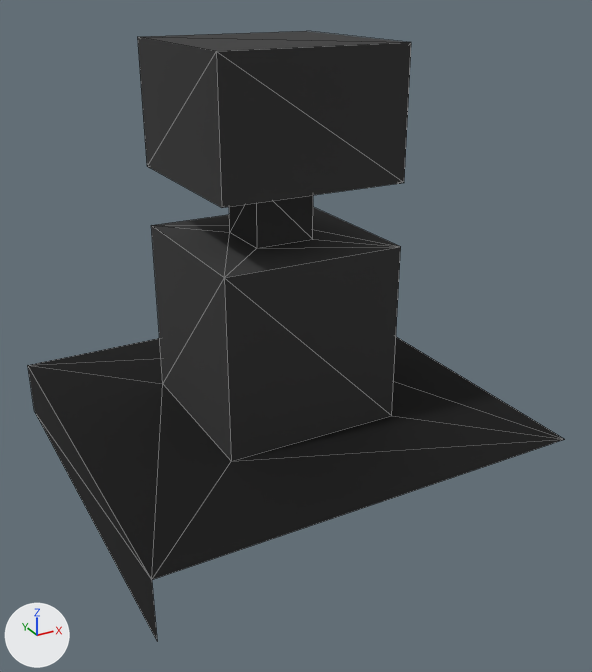
The glTF model public/assets/pieces/chessset/pawn-w.glb, before and after one commit.
Before and after are seen from a 50 mm camera at (-0.836, -1.641, 1.123) aimed at (0.019, -0.087, 0.347). The lights are fixed; the arrows at lower left show +X, +Y and +Z. The first picture is the older version. Mesh edges are drawn as thin lines. Vertices at exactly the same position are counted once.

Names of what the first picture shows: 'root'.
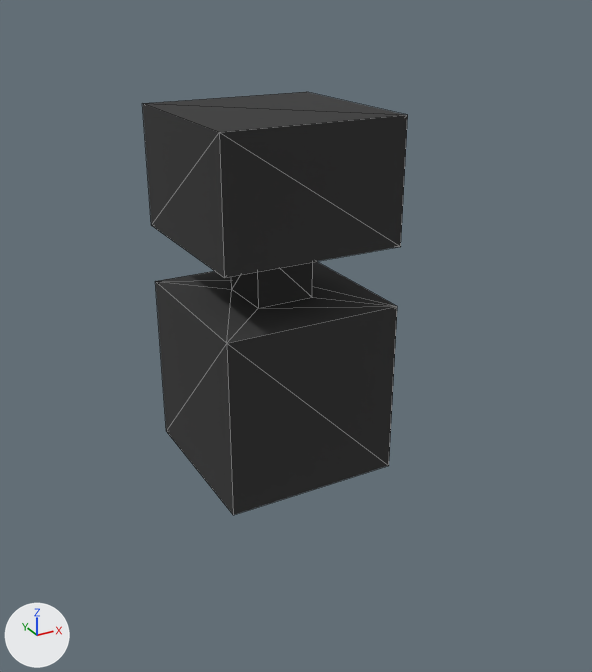
What differs and where, as boxes (x1, y1, x2, y2) in the pictures (592 x 672 px):
'root', reshaped (51% narrower, 30% shorter): before (28, 31, 565, 640); after (143, 92, 408, 515)

The change, as a diff of the scene's bpy script:
```diff
--- a/public/assets/pieces/chessset/pawn-w.glb.py
+++ b/public/assets/pieces/chessset/pawn-w.glb.py
@@ me_mesh @@
 # used by ob_root; location = (0.0, 0.0, 0.0)
-me_mesh.from_pydata(...)  # 30 vertices, 52 faces; spans x -0.5..0.5, y -0.5..0.5, z 0.0..1.0
+me_mesh.from_pydata(...)  # 24 vertices, 42 faces; spans x -0.214..0.214, y -0.214..0.214, z 0.0..0.857
+# me_mesh part 1
+# 22 vertices are removed from x -0.5..0.5, y -0.5..0.5, z 0.0..1.0
+# 52 faces are deleted
+# 16 vertices are added at x -0.214..0.214, y -0.214..0.214, z 0.0..0.857
+# 42 new faces join them
 me_mesh.materials.append(mat_palette)
```
